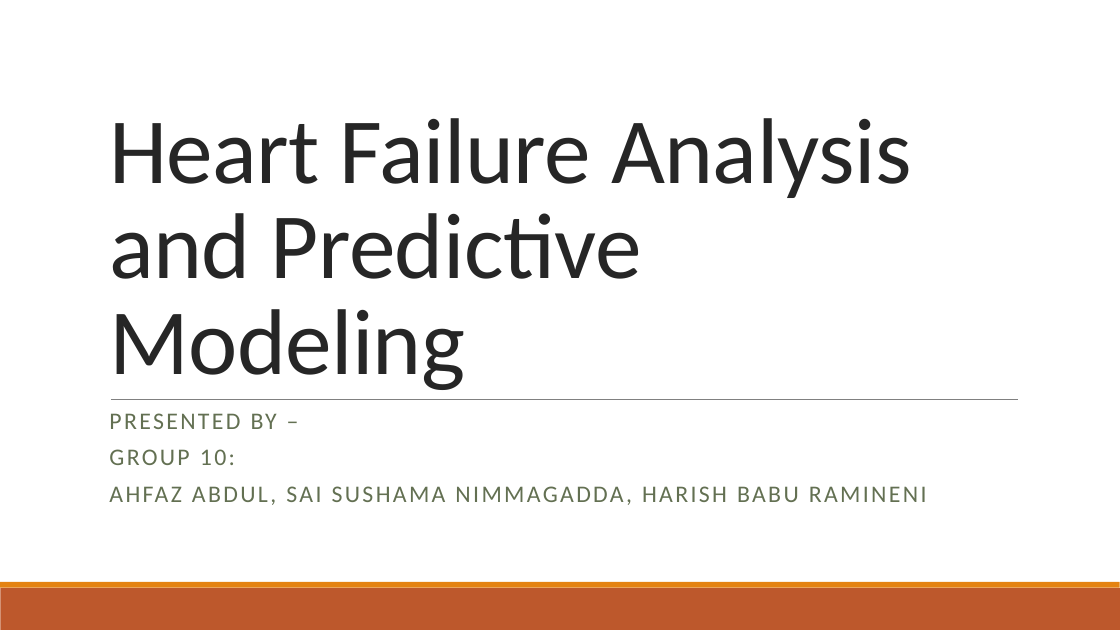
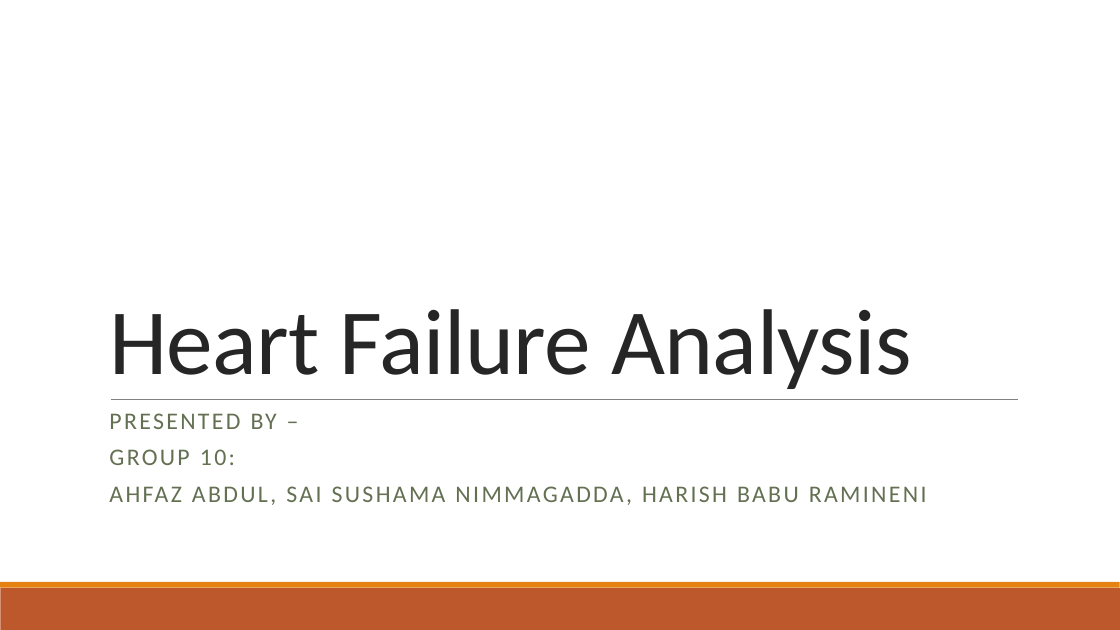
Before and after one commit to ahf-z/Heart-Failure-Analysis-and-Predictive-Modeling, a slide deck: slide 1 of presentation/DS project - Group 10.pptx. Drawn at 1120x630 pixels with LibreOffice and Linux fonts; fonts in the diff are those of the drawing. Boxes give left, top, right and bottom in pixels: in the first picture for what was removed or moved away, otherwise in the second. Text is boxed around its words. In the diff, an @@ line names an element or a change of style, - is before the commit and + after.

```diff
--- a/presentation/DS project - Group 10.pptx
+++ b/presentation/DS project - Group 10.pptx
@@ title at box(109, 309, 912, 389): text changed @@
-Heart Failure Analysis and Predictive Modeling
+Heart Failure Analysis
```
Also in this commit, not shown: 2 other slides changed, 4 slides added, 1 other file.
